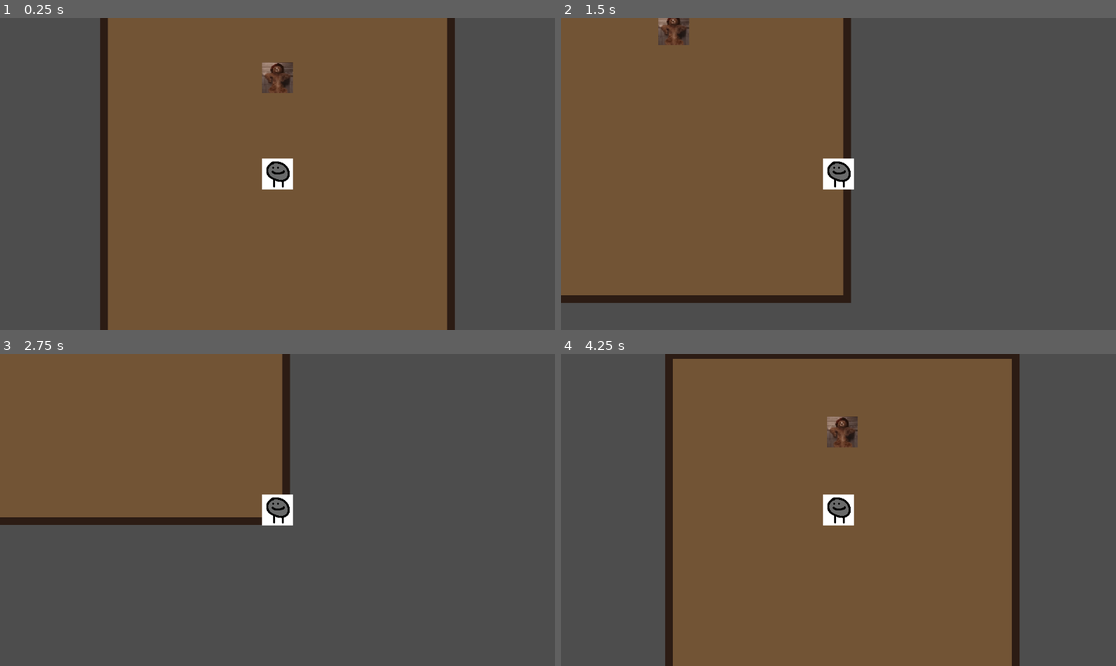
Above: before the commit, frames 1-4 (two rows, left to right).
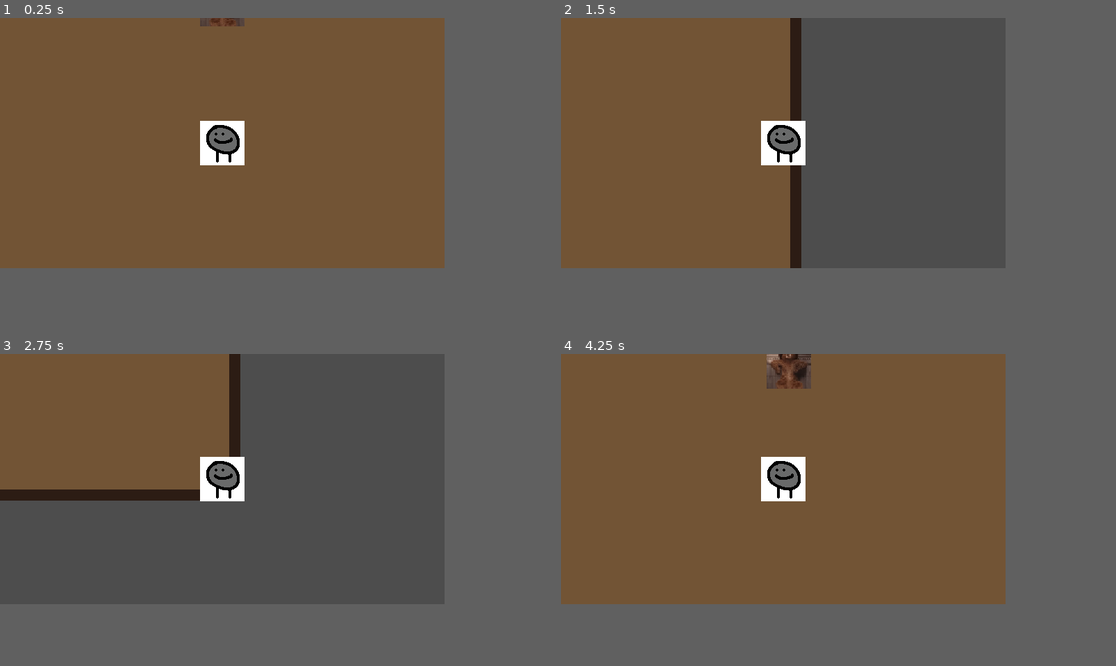
Above: after the commit, the same moments.

Repository: egoodpasture/unnamed_godot_game
Game: Godot game, scene res://scenes/Rooms/basic_room.tscn
Same seed, same stepped clock (60 frames per second), same inputs: the game is played once before the commit and once after it.
Inputs:
- Up to frame 1 (0.25 s): no input
- Up to frame 2 (1.5 s): tap Enter at 0.5 s; hold D (move_right) 0.53-1.28 s; hold S (move_down) from 1.28 s (still down)
- Up to frame 3 (2.75 s): release S (move_down) at 2.03 s; hold D (move_right) from 2.03 s (still down)
- Up to frame 4 (4.25 s): tap Space at 2.75 s; release D (move_right) at 2.78 s; hold W (move_up) 2.78-3.53 s; hold A (move_left) from 3.53 s (still down)
In our replay, the window is 799x449 before the commit and 640x360 after it. These sizes can differ from the game's own. Grey fills any space a smaller window leaves; there, only what the larger window draws over its background counts as a difference.

The runs differ from the first frame. In frame 1, 32% of the frame differs, in the area x 0-82%, y 0-100%; in frame 2, 16%; in frame 3, 11%; in frame 4, 34%, in the area x 0-83%, y 0-100%.

Commit message:
fixed diagonal move and shoot

Diff:
--- a/unnamed-game/project.godot
+++ b/unnamed-game/project.godot
@@ -14,6 +14,11 @@
 run/main_scene="uid://b6ifvl48g1dh8"
 config/features=PackedStringArray("4.4", "Mobile")
 config/icon="res://icon.svg"
+
+[display]
+
+window/size/viewport_width=640
+window/size/viewport_height=360
 
 [input]
 
@@ -60,4 +65,5 @@
 
 [rendering]
 
+textures/canvas_textures/default_texture_filter=0
 renderer/rendering_method="mobile"
--- a/unnamed-game/scenes/Tear.tscn
+++ b/unnamed-game/scenes/Tear.tscn
@@ -1,15 +1,53 @@
-[gd_scene load_steps=4 format=3 uid="uid://jdk4yvvgvt7o"]
+[gd_scene load_steps=9 format=3 uid="uid://jdk4yvvgvt7o"]
 
 [ext_resource type="Script" uid="uid://dwd6dfrtsxe1a" path="res://scripts/tear.gd" id="1_scwp1"]
-[ext_resource type="Texture2D" uid="uid://cihw2h7bj6riv" path="res://assets/sprites/placeholder_tear.png" id="2_wa4d6"]
+[ext_resource type="Texture2D" uid="uid://dfx4vfa51bxv6" path="res://assets/sprites/placeholder_tear.png" id="2_wa4d6"]
+
+[sub_resource type="AtlasTexture" id="AtlasTexture_scwp1"]
+atlas = ExtResource("2_wa4d6")
+region = Rect2(0, 0, 32, 32)
+
+[sub_resource type="AtlasTexture" id="AtlasTexture_wa4d6"]
+atlas = ExtResource("2_wa4d6")
+region = Rect2(32, 0, 32, 32)
+
+[sub_resource type="AtlasTexture" id="AtlasTexture_13y54"]
+atlas = ExtResource("2_wa4d6")
+region = Rect2(64, 0, 32, 32)
+
+[sub_resource type="AtlasTexture" id="AtlasTexture_jvnqe"]
+atlas = ExtResource("2_wa4d6")
+region = Rect2(96, 0, 32, 32)
+
+[sub_resource type="SpriteFrames" id="SpriteFrames_la6y4"]
+animations = [{
+"frames": [{
+"duration": 1.0,
+"texture": SubResource("AtlasTexture_scwp1")
+}, {
+"duration": 1.0,
+"texture": SubResource("AtlasTexture_wa4d6")
+}, {
+"duration": 1.0,
+"texture": SubResource("AtlasTexture_13y54")
+}, {
+"duration": 1.0,
+"texture": SubResource("AtlasTexture_jvnqe")
+}],
+"loop": true,
+"name": &"spin",
+"speed": 12.0
+}]
 
 [sub_resource type="CircleShape2D" id="CircleShape2D_nwsdj"]
 
 [node name="Tear" type="Area2D"]
 script = ExtResource("1_scwp1")
 
-[node name="Sprite2D" type="Sprite2D" parent="."]
-texture = ExtResource("2_wa4d6")
+[node name="AnimatedSprite2D" type="AnimatedSprite2D" parent="."]
+scale = Vector2(2, 2)
+sprite_frames = SubResource("SpriteFrames_la6y4")
+animation = &"spin"
 
 [node name="CollisionShape2D" type="CollisionShape2D" parent="."]
 shape = SubResource("CircleShape2D_nwsdj")
--- a/unnamed-game/scripts/player.gd
+++ b/unnamed-game/scripts/player.gd
@@ -2,10 +2,12 @@
 
 @export var move_speed := 500.0
 @export var tear_scene: PackedScene
-@export var fire_rate:= 0.35 #seconds between shots
+@export var fire_rate:= 0.3 #seconds between shots
 
 @onready var shoot_point: Marker2D = $ShootPoint
 @onready var fire_timer: Timer = $FireCooldown
+
+var move_dir := Vector2.ZERO
 
 func _ready():
 	fire_timer.wait_time = fire_rate
@@ -20,6 +22,13 @@
 		Input.get_action_strength("move_right") - Input.get_action_strength("move_left"),
 		Input.get_action_strength("move_down") - Input.get_action_strength("move_up")
 	)
+	move_dir = Vector2(
+		Input.get_action_strength("move_right") - Input.get_action_strength("move_left"),
+		Input.get_action_strength("move_down") - Input.get_action_strength("move_up")
+	)
+
+	if move_dir.length() > 0:
+		move_dir = move_dir.normalized()
 
 	velocity = input_vector.normalized() * move_speed
 	move_and_slide()
@@ -35,7 +44,7 @@
 	shoot(direction)
 	fire_timer.start()
 
-func get_shoot_direction() -> Vector2:
+func get_shoot_input() -> Vector2:
 	if Input.is_action_pressed("shoot_up"):
 		return Vector2.UP
 	if Input.is_action_pressed("shoot_down"):
@@ -47,6 +56,21 @@
 
 	return Vector2.ZERO
 
+func get_shoot_direction() -> Vector2:
+	var shoot_dir = get_shoot_input()
+
+	# If no shoot input at all → do NOT shoot
+	if shoot_dir == Vector2.ZERO:
+		return Vector2.ZERO
+
+	# If moving diagonally, bias the shot
+	if move_dir != Vector2.ZERO:
+		shoot_dir += move_dir
+		shoot_dir = shoot_dir.normalized()
+
+	return shoot_dir
+
+
 func shoot(direction: Vector2):
 	var tear = tear_scene.instantiate()
 	tear.global_position = shoot_point.global_position
--- a/unnamed-game/scripts/tear.gd
+++ b/unnamed-game/scripts/tear.gd
@@ -1,4 +1,6 @@
 extends Area2D
+
+@onready var _animated_sprite = $AnimatedSprite2D
 
 @export var speed := 600.0
 @export var lifetime := 2.0
@@ -11,6 +13,7 @@
 	queue_free()
 
 func _physics_process(delta):
+	_animated_sprite.play("spin")
 	global_position += direction * speed * delta
 
 func _on_body_entered(body):
Binary file added: unnamed-game/assets/sprites/placeholder_tear.gif
Binary file changed: unnamed-game/assets/sprites/placeholder_tear.png
Not shown, changed: unnamed-game/assets/sprites/placeholder_tear.png.import
